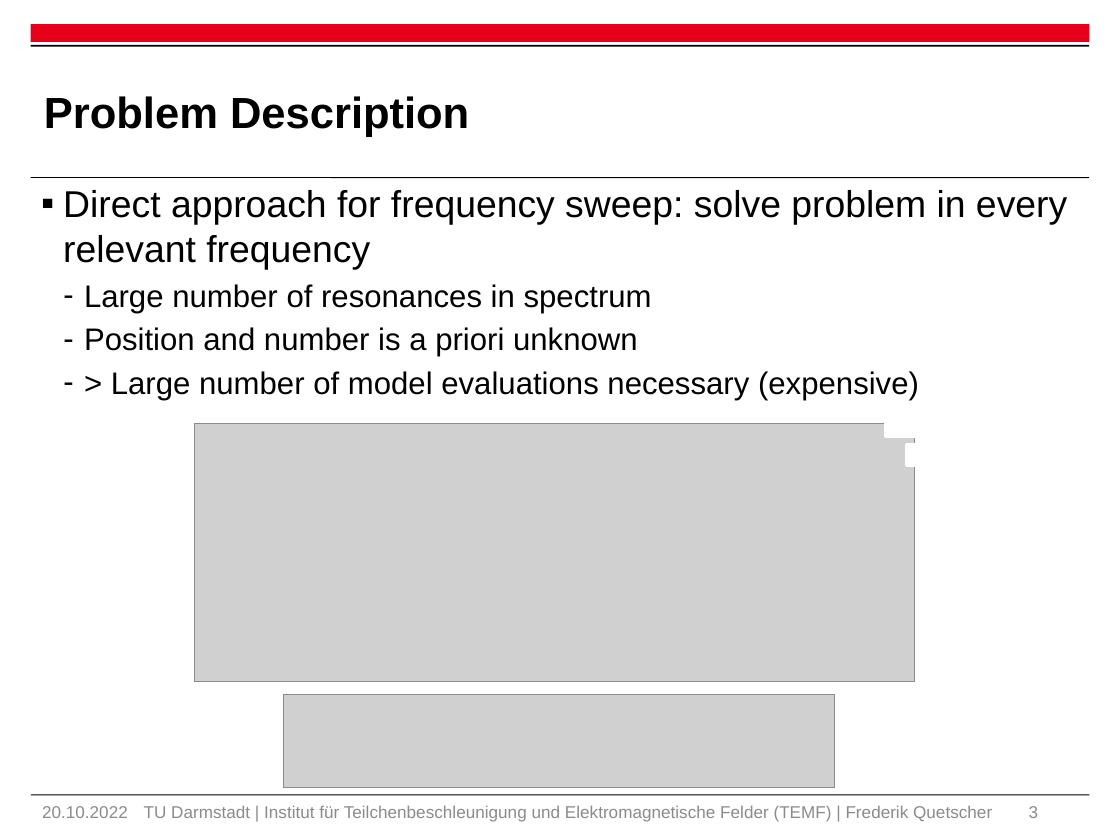
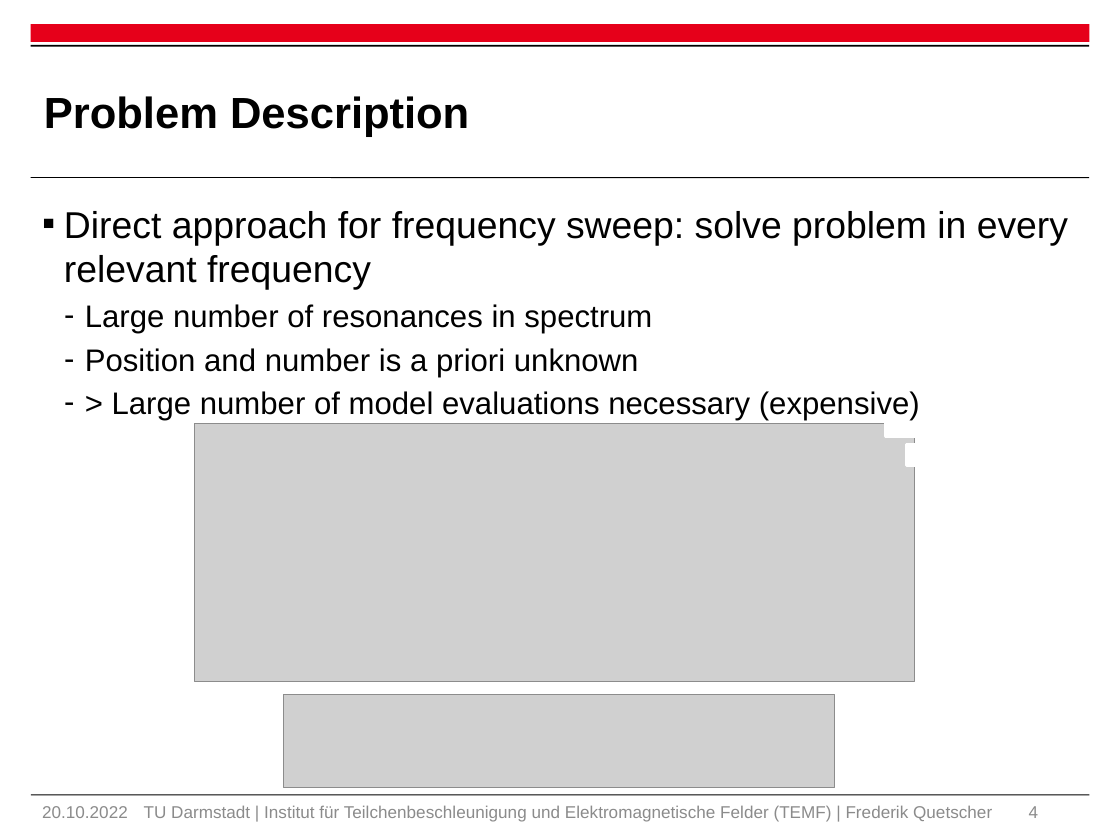
Before and after one commit to Fred234567890/interactive_mor_felis, a slide deck: slide 4 of Mor presi.pptx (slide 3 before the commit). Drawn at 1120x840 pixels with LibreOffice and Linux fonts; fonts in the diff are those of the drawing; grey boxes stand for pictures; background and template pictures are left out. Boxes give left, top, right and bottom in pixels: in the first picture for what was removed or moved away, otherwise in the second. Text is boxed around its words. In the diff, an @@ line names an element or a change of style, - is before the commit and + after.

```diff
--- a/Mor presi.pptx
+++ b/Mor presi.pptx
@@ text "Direct approach for frequency sweep: ...": place and size @@
-text "Direct approach for frequency sweep: ..." at [63,190,1067,400]
+text "Direct approach for frequency sweep: ..." at [64,211,1068,421]
@@ page number at [1029,806,1039,818]: text changed @@
-3
+4
```
Also in this commit, not shown: 2 other slides changed, 1 slide added, 24 other files.
